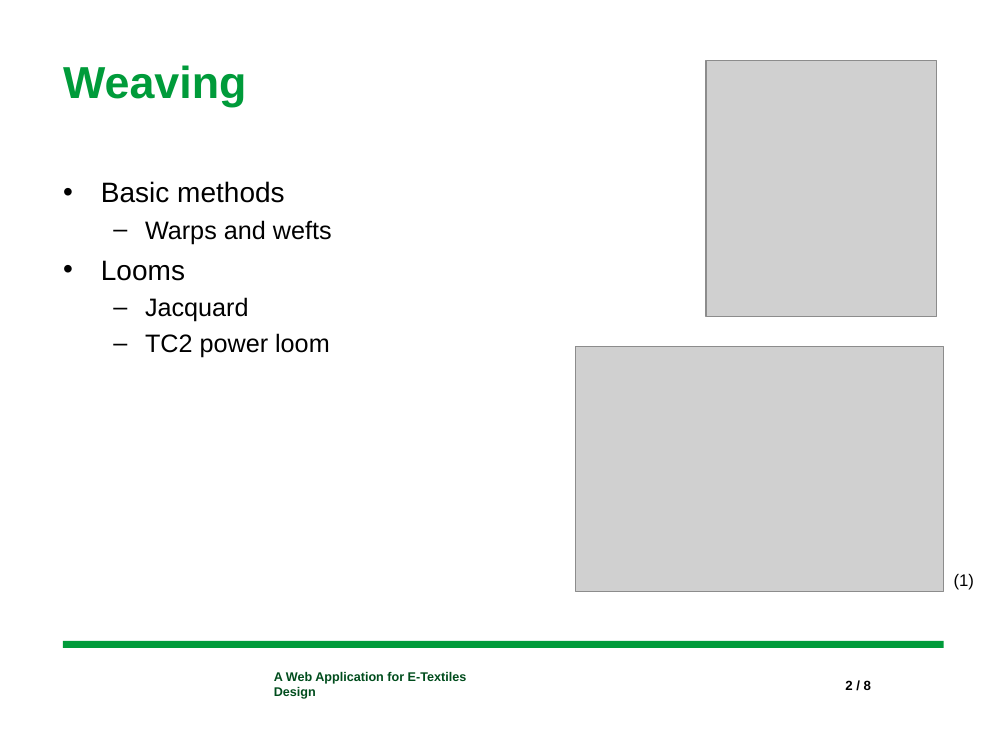
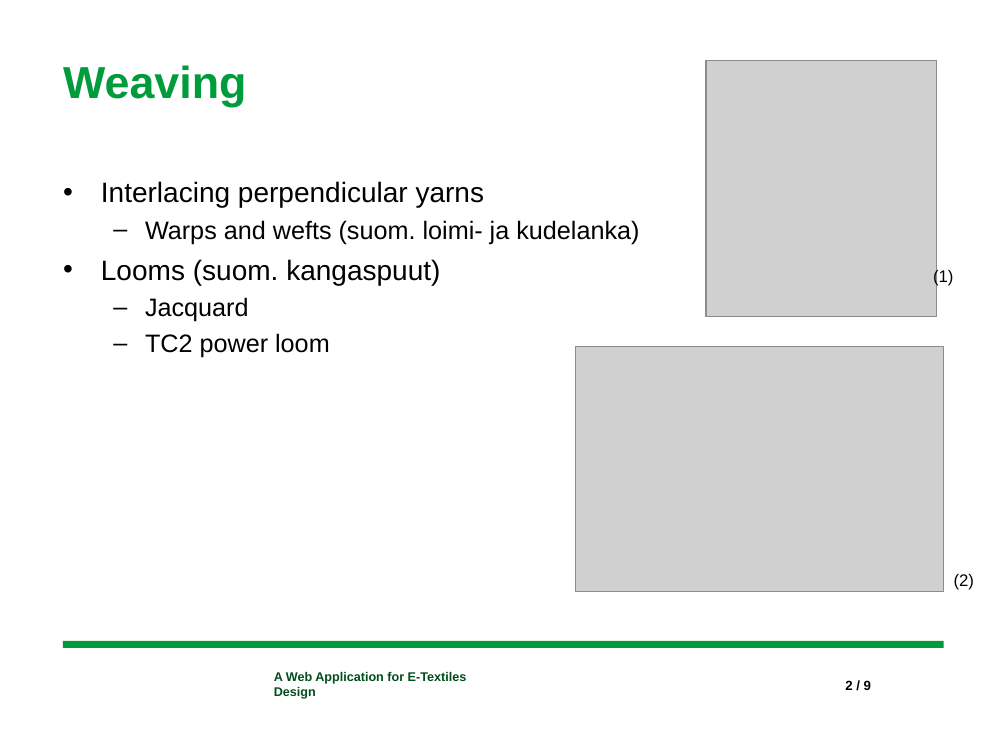
Before and after one commit to ropsutius/Webtool, a slide deck: slide 2 of documents/Bachelors-Slides.pptx. Drawn at 1008x756 pixels with LibreOffice and Linux fonts; fonts in the diff are those of the drawing; grey boxes stand for pictures; background and template pictures are left out. Boxes give left, top, right and bottom in pixels: in the first picture for what was removed or moved away, otherwise in the second. Text is boxed around its words. In the diff, an @@ line names an element or a change of style, - is before the commit and + after.

```diff
--- a/documents/Bachelors-Slides.pptx
+++ b/documents/Bachelors-Slides.pptx
@@ text at <box>101,181,639,285</box>: text changed @@
-• Basic methods
-  – Warps and wefts
-• Looms
+• Interlacing perpendicular yarns
+  – Warps and wefts (suom. loimi- ja kudelanka)
+• Looms (suom. kangaspuut)
@@ text added at <box>933,269,953,287</box>, 12 pt, text #000000 @@
+(1)
@@ text at <box>954,574,974,590</box>: text changed @@
-(1)
+(2)
```
Also in this commit, not shown: 8 other slides changed, 7 other files.
